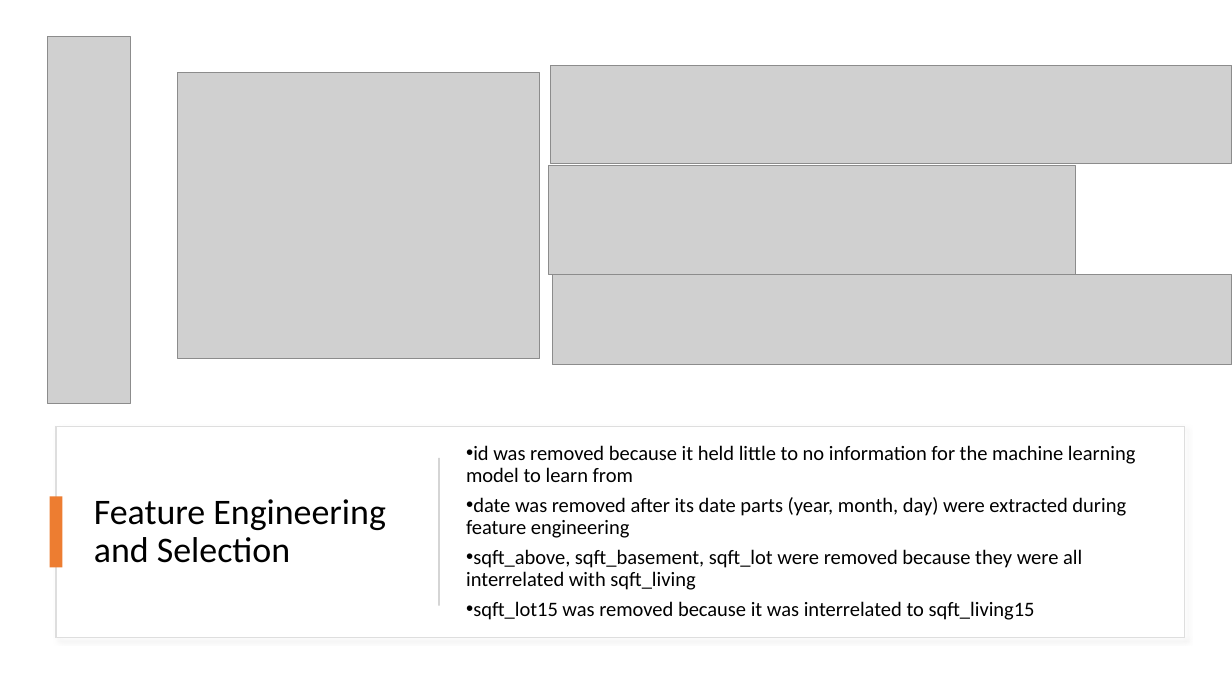
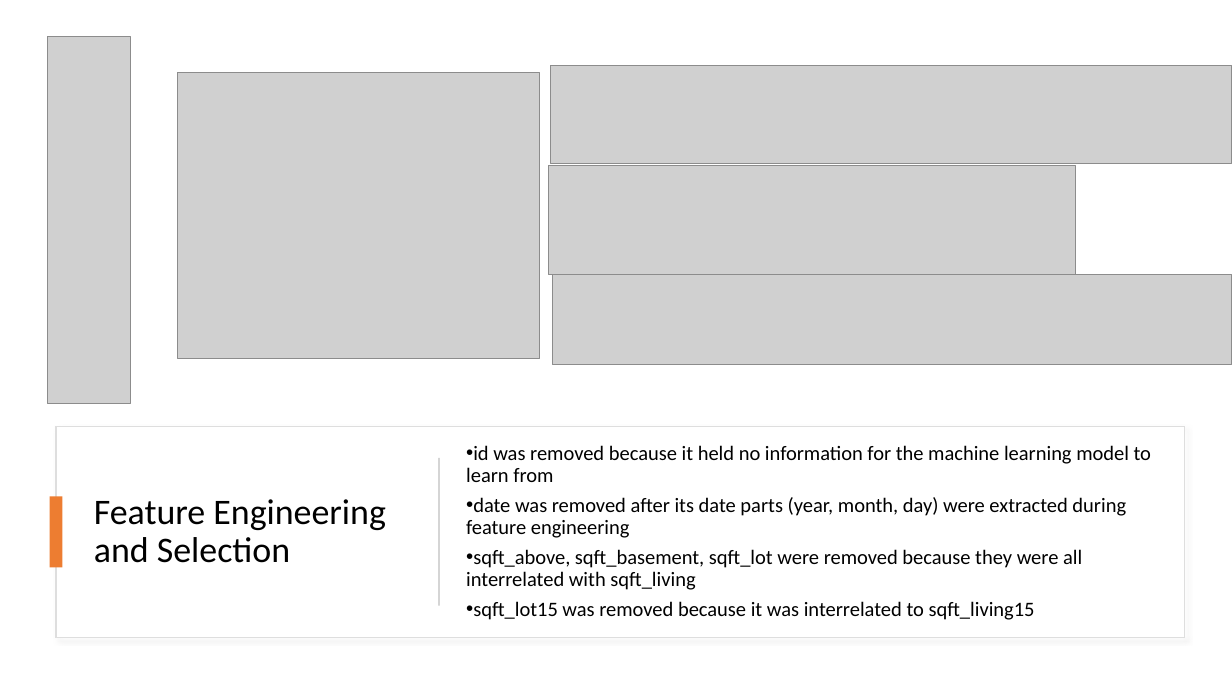
Before and after one commit to ethanolx/Mushrooms-Housing-py, a slide deck: slide 4 of doc/regression-highlights.pptx. Drawn at 1232x693 pixels with LibreOffice and Linux fonts; fonts in the diff are those of the drawing; grey boxes stand for pictures. Boxes give left, top, right and bottom in pixels: in the first picture for what was removed or moved away, otherwise in the second. Text is boxed around its words. In the diff, an @@ line names an element or a change of style, - is before the commit and + after.

```diff
--- a/doc/regression-highlights.pptx
+++ b/doc/regression-highlights.pptx
@@ text at (466, 445, 1151, 482): text changed @@
-• id was removed because it held little to no information for the machine learning model to learn from
+• id was removed because it held no information for the machine learning model to learn from
```
Also in this commit, not shown: 8 other slides changed, 4 other files.
